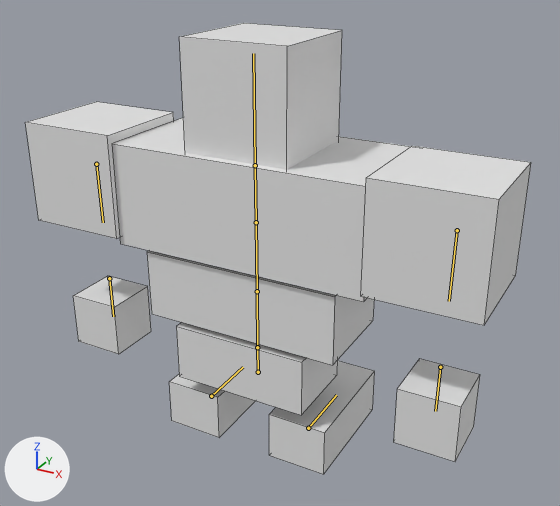
An edit to the Blender file ブレンダー/blender-4.3.2-windows-x64/enemy/enemy2.blend, drawn before and after from the same camera.
One viewpoint serves both versions: a 50 mm camera at (1.81, -3.05, 2.62) aimed at (0.06, 0.13, 1.04). The axes (+X, +Y, +Z) are drawn at lower left. The lights are the same throughout. The first picture is the older version. The bones that bend it are drawn over the model as lines. Mesh edges are drawn as thin lines.

Objects in the first picture: 'Cube', 'Cube.001', 'Cube.002', '立方体', '立方体.001', '立方体.002', '立方体.003'.
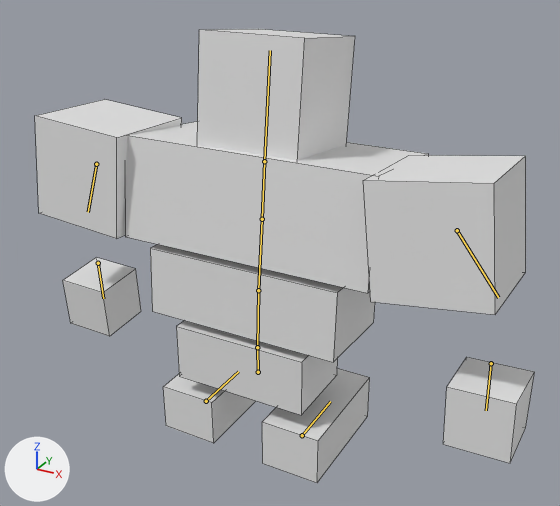
The newer file adds an action. The first version stands in its rest pose; the second is drawn at frame 10 of the action 'wait'.

What the commit changed:
Bone 'Spine' (bone_spine) turns from (0, 0, 0) to (-3, 0, 0) degrees about its own x, y and z.
Bone 'Spine.001' (bone_spine_001) turns from (0, 0, 0) to (-4, 0, 0) degrees about its own x, y and z.
Bone 'Toe.R' (bone_toe_r) moves from (0.0, 0.0, 0.0) to (0.0, -0.055, -0.001).
Bone 'Toe.L' (bone_toe_l) moves from (0.0, 0.0, 0.0) to (0.0, -0.073, -0.001).
Bone 'Shoulder.R' (bone_shoulder_r) turns from (0, 0, 0) to (-5, 0, -23) degrees about its own x, y and z.
Bone 'Arm.R' (bone_arm_r) moves from (0.0, 0.0, 0.0) to (-0.121, -0.039, -0.004).
Bone 'Arm.R' (bone_arm_r) turns from (0, 0, 0) to (0, -2, 21) degrees about its own x, y and z.
Bone 'Shoulder.L' (bone_shoulder_l) turns from (0, 0, 0) to (1, 0, 39) degrees about its own x, y and z.
Bone 'Arm.L' (bone_arm_l) moves from (0.0, 0.0, 0.0) to (0.19, -0.088, 0.002).
Bone 'Arm.L' (bone_arm_l) turns from (0, 0, 0) to (0, -1, -37) degrees about its own x, y and z.

What differs and where, as boxes [x1, y1, x2, y2] in the pictures (560 x 506 px):
'立方体.001', posed: before [26, 102, 531, 325]; after [35, 99, 526, 315]
'Cube', posed (6% shorter): before [112, 118, 411, 302]; after [125, 121, 428, 293]
'立方体.003', posed (10% shorter): before [179, 23, 342, 170]; after [197, 29, 355, 161]
'立方体.002', posed (16% wider, 11% taller): before [73, 276, 480, 462]; after [63, 257, 534, 463]
'Cube.002', posed: before [147, 251, 374, 365]; after [150, 244, 375, 362]
'立方体', posed: before [169, 361, 375, 475]; after [163, 368, 370, 483]
bone 'Spine', root to tip: before (257, 347) to (257, 291); after (257, 347) to (258, 290)
bone 'Spine.001', root to tip: before (257, 291) to (256, 222); after (258, 290) to (262, 219)
bone 'Toe.R', root to tip: before (211, 396) to (243, 367); after (206, 401) to (238, 371)
bone 'Toe.L', root to tip: before (308, 428) to (336, 395); after (302, 435) to (330, 401)
bone 'Shoulder.R', root to tip: before (96, 164) to (103, 222); after (96, 164) to (88, 212)
bone 'Arm.R', root to tip: before (109, 278) to (113, 316); after (98, 263) to (103, 298)
bone 'Shoulder.L', root to tip: before (457, 230) to (449, 301); after (457, 230) to (498, 297)
bone 'Arm.L', root to tip: before (440, 367) to (435, 411); after (491, 363) to (486, 410)
